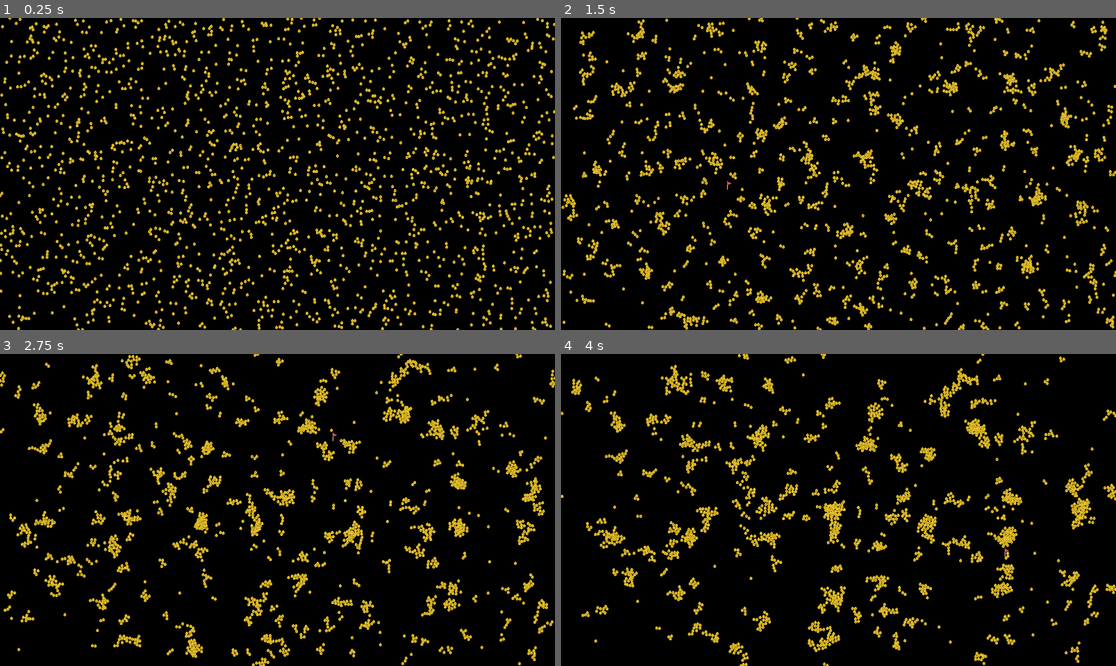
Above: before the commit, frames 1-4 (two rows, left to right).
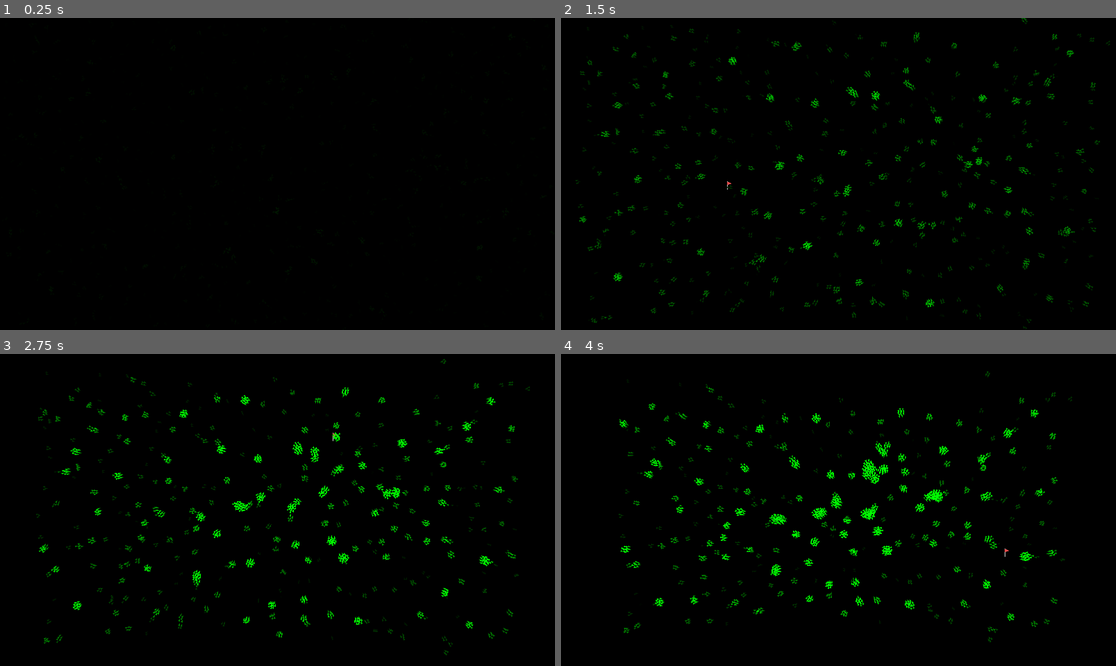
Above: after the commit, the same moments.

Repository: kyrick/godot-boids-acceleration-structure
Game: Godot game, scene res://Levels/RandomSpawn/RandomSpawn.tscn
Same seed, same stepped clock (60 frames per second), same inputs: the game is played once before the commit and once after it.
Inputs (mouse positions are in pixels of both pictures, inside the frame that each line leads up to):
- Up to frame 1 (0.25 s): no input
- Up to frame 2 (1.5 s): move the mouse to (960, 158) at 0.52 s; click (960, 158) at 0.67 s; move the mouse to (727, 189) at 1.27 s; click (727, 189) at 1.42 s
- Up to frame 3 (2.75 s): move the mouse to (333, 441) at 2.02 s; click (333, 441) at 2.17 s
- Up to frame 4 (4 s): move the mouse to (810, 572) at 2.77 s; click (810, 572) at 2.92 s; move the mouse to (1005, 556) at 3.52 s; click (1005, 556) at 3.67 s

The runs differ from the first frame. In frame 1, 11% of the frame differs, in the area x 0-100%, y 0-100%; in frame 2, 13%; in frame 3, 13%; in frame 4, 13%.

Commit message:
more accelstruct cleanup

Diff:
--- a/Actors/Boid/Boid.gd
+++ b/Actors/Boid/Boid.gd
@@ -34,7 +34,7 @@
 	position += velocity * delta
 	wrap_screen()
 
-	var flock = _accel_struct.get_bodies(scaled_pos, velocity)
+	var flock = _accel_struct.get_bodies(scaled_pos)
 
 	var mouse_vector = global_position.direction_to(_mouse_target) * mouse_follow_force
 
--- a/Levels/RandomSpawn/RandomSpawn.gd
+++ b/Levels/RandomSpawn/RandomSpawn.gd
@@ -7,13 +7,13 @@
 export(int) var struct_scale = 10
 export(int) var compute_groups = 4
 
-onready var screen_rect: = get_viewport_rect()
+onready var screen_size: = get_viewport_rect().size
 
 var _accel_struct: AccelStruct
 var boids = []
 
 func _ready():
-	_accel_struct = AccelStruct.new(screen_rect, struct_scale)
+	_accel_struct = AccelStruct.new(screen_size, struct_scale)
 
 	for _i in compute_groups:
 		# define the compute groups as separate arrays
@@ -22,7 +22,6 @@
 	for i in range(max_boids):
 		randomize()
 		var boid = Boid.instance()
-		var screen_size = screen_rect.size
 		var init_pos: = Vector2(rand_range(0, screen_size.x), rand_range(0, screen_size.y))
 		boid.position = init_pos
 		var scaled_pos = _accel_struct.scale_point(init_pos)
@@ -37,7 +36,7 @@
 
 
 func _process(delta):
-	_accel_struct = AccelStruct.new(screen_rect, struct_scale)
+	_accel_struct = AccelStruct.new(screen_size, struct_scale)
 
 	for group in boids:
 		for boid in group:
--- a/Levels/RandomSpawn/RandomSpawn.tscn
+++ b/Levels/RandomSpawn/RandomSpawn.tscn
@@ -1,7 +1,7 @@
 [gd_scene load_steps=5 format=2]
 
 [ext_resource path="res://Levels/common/black_tiles.tres" type="TileSet" id=1]
-[ext_resource path="res://Actors/Boid/Boid.tscn" type="PackedScene" id=2]
+[ext_resource path="res://Actors/Crow/Crow.tscn" type="PackedScene" id=2]
 [ext_resource path="res://Actors/MarkerFlag/MarkerFlag.tscn" type="PackedScene" id=3]
 [ext_resource path="res://Levels/RandomSpawn/RandomSpawn.gd" type="Script" id=4]
 
--- a/Nodes/AccelStruct/AccelStructure.gd
+++ b/Nodes/AccelStruct/AccelStructure.gd
@@ -2,24 +2,17 @@
 
 var _cells: Array
 var _scale: int
+var size: Vector2
 
-var x_min: int
-var x_max: int
-var y_min: int
-var y_max: int
-
-func _init(bounds: Rect2, scale: int):
+func _init(unscaled_size: Vector2, scale: int):
 	_scale = scale
 
-	x_min = _scale_axis(bounds.position.x)
-	x_max = _scale_axis(bounds.end.x)
-	y_min = _scale_axis(bounds.position.y)
-	y_max = _scale_axis(bounds.end.y)
+	size = Vector2(_scale_axis(unscaled_size.x), _scale_axis(unscaled_size.y))
 
-	_cells = range(x_min, x_max + 1)
+	_cells = range(size.x + 1)
 
 	for x in range(_cells.size()):
-		_cells[x] = range(y_min, y_max + 1)
+		_cells[x] = range(size.y + 1)
 		for y in _cells[x].size():
 			_cells[x][y] = []
 
@@ -36,36 +29,28 @@
 	_cells[scaled_point.x][scaled_point.y].append(body)
 
 
-func remove_body(body: Node2D, scaled_point: Vector2) -> void:
-	_cells[scaled_point.x][scaled_point.y].erase(body)
-
-
-func update_body(body: Node2D, scaled_point: Vector2, prev_point: Vector2) -> Vector2:
-
-	if scaled_point != prev_point:
-		remove_body(body, prev_point)
-		add_body(body, scaled_point)
-		return scaled_point
-	else:
-		return prev_point
-
-
-func get_bodies(scaled_point: Vector2, facing: Vector2):
+func get_bodies(scaled_point: Vector2):
 	var x = scaled_point.x
 	var y = scaled_point.y
 
-	var xx = x -1 if facing.x <= 0 else x + 1
-	var yy = y - 1 if facing.y <= 0 else y + 1
+	var bodies = [_cells[x][y]]
 
-	var xx_in_bounds: bool = xx >= 0 and xx <= x_max
-	var yy_in_bounds: bool = yy >= 0 and yy <= y_max
+	var up = wrapi(y - 1, 0, size.y)
+	var down = wrapi(y + 1, 0, size.y)
+	var left = wrapi(x - 1, 0, size.x)
+	var right = wrapi(x + 1, 0, size.x)
 
-	var bodies = [_cells[x][y]]
-	if xx_in_bounds:
-		bodies.append(_cells[xx][y])
-	if yy_in_bounds:
-		bodies.append(_cells[x][yy])
-	if xx_in_bounds and yy_in_bounds:
-		bodies.append(_cells[xx][yy])
+	# up
+	bodies.append(_cells[x][up])
+	bodies.append(_cells[left][up])
+	bodies.append(_cells[right][up])
+	# down
+	bodies.append(_cells[x][down])
+	bodies.append(_cells[left][down])
+	bodies.append(_cells[right][down])
+
+	# left and right
+	bodies.append(_cells[left][y])
+	bodies.append(_cells[right][y])
 
 	return bodies
